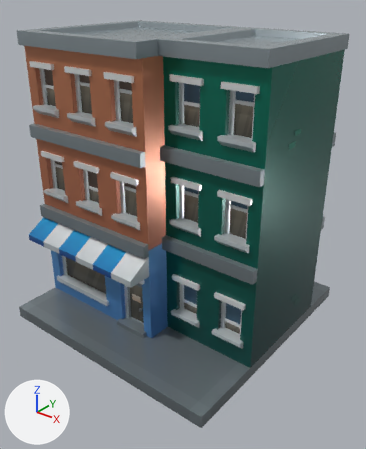
The glTF model model_3d/Building3/Building.glb, before and after one commit.
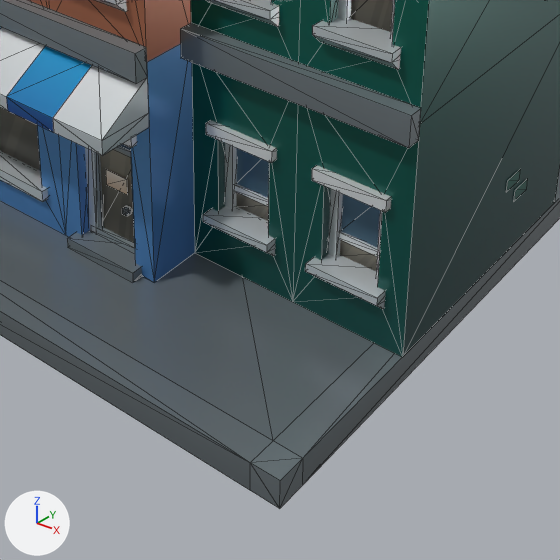
Each version is shown whole from a 50 mm camera at (2.44, -2.99, 2.69) aimed at (0.11, -0.09, 0.89), then close up on the part from 25% to 85% of the width and 50% to 100% of the height. Arrows for +X, +Y and +Z are at lower left; the lights stay in place. The close-ups show mesh edges as thin lines. Where no turn or scale is listed for an object, it has been applied to the vertices. Vertices at the same position are counted once.

Objects in the first close-up: 'building_G'.
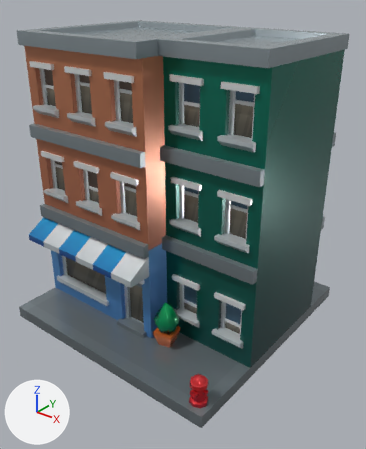
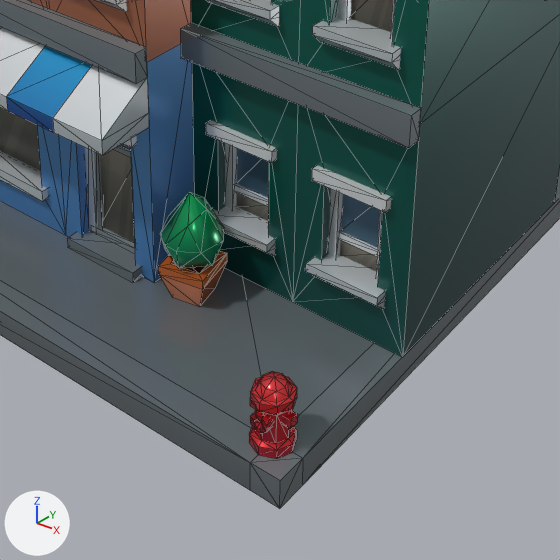
What changed in the scene script:
```text
Change me_building_g:
    used by ob_building_g; location = (0.0, 0.0, 0.0)
    remove me_building_g.from_pydata(...)  # 976 vertices, 1107 faces; spans x -1.0..1.0, y -1.0..1.0, z 0.0..2.35
    add me_building_g.from_pydata(...)  # 1046 vertices, 1287 faces; spans x -1.0..1.0, y -1.0..1.0, z 0.0..2.35
    me_building_g part 1: a new loose piece, a box spanning x 0.832..0.968, y -0.915..-0.885, z 0.195..0.225, in mat_citybits_texture_002 (picture img_citybits_texture_png)
    me_building_g part 2: a new loose piece of 65 vertices spanning x 0.83..0.97, y -0.97..-0.83, z 0.1..0.32, in mat_citybits_texture_002 (picture img_citybits_texture_png)
    me_building_g part 3: a new loose piece of 25 vertices spanning x 0.87..0.93, y -0.97..-0.91, z 0.18..0.24, in mat_citybits_texture_002 (picture img_citybits_texture_png)
    me_building_g part 4: a new loose piece of 23 vertices spanning x 0.23..0.43, y -0.66..-0.46, z 0.22..0.48, in mat_citybits_texture_002 (picture img_citybits_texture_png)
    me_building_g part 5: a new loose piece of 17 vertices spanning x 0.24..0.42, y -0.65..-0.47, z 0.1..0.23, in mat_citybits_texture_002 (picture img_citybits_texture_png)
    me_building_g part 6: 12 loose pieces with 68 vertices, spanning x -1.0..1.0, y -0.57..0.61, z 0.27..1.81, are deleted
```

What differs and where, as boxes [x1, y1, x2, y2] in the close-ups (560 x 560 px):
part 1 of me_building_g, added: after [250, 401, 298, 429]
part 2 of me_building_g, added (red): after [249, 372, 297, 459]
part 3 of me_building_g, added: after [250, 410, 273, 434]
part 4 of me_building_g, added (green): after [160, 192, 224, 268]
part 5 of me_building_g, added (brown): after [158, 250, 227, 307]
part 6 of me_building_g, deleted: before [106, 169, 528, 216]
